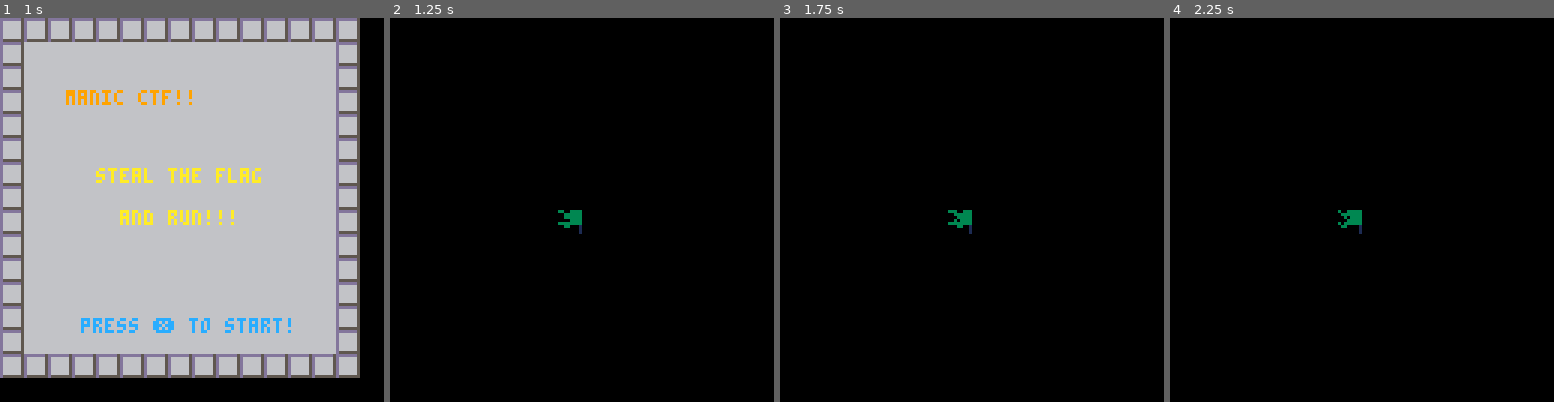
Above: before the commit, frames 1-4 (left to right).
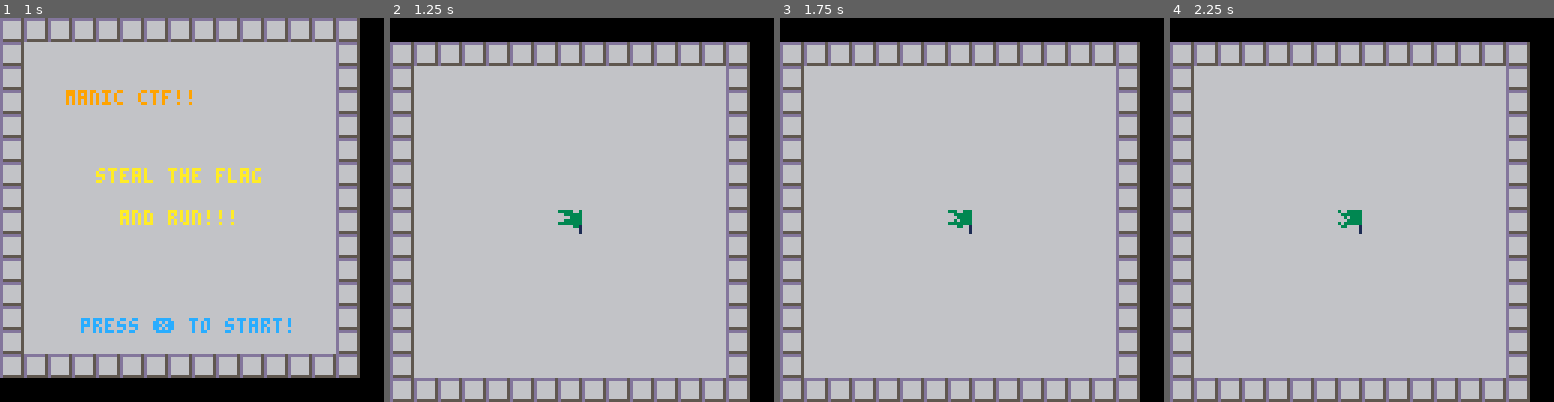
Above: after the commit, the same moments.

Repository: King-Swood/pico-8-fun
Game: PICO-8 cartridge manicctf.p8
Two runs of this game, one before a commit and one after it. Both use one fixed random seed, a clock stepped at 60 frames per second and the inputs below.
Inputs:
- Up to frame 1 (1 s): tap X (X key) at 0.33 s; tap O (Z key) at 0.7 s
- Up to frame 2 (1.25 s): tap X (X key) at 1.07 s
- Up to frame 3 (1.75 s): hold Right from 1.6 s (still down); tap O (Z key) at 1.7 s
- Up to frame 4 (2.25 s): tap X (X key) at 1.85 s; release Right at 2.1 s; tap O (Z key) at 2.1 s; hold Up from 2.15 s (still down)

Frame 1 is identical in both runs. In frame 2, 88% of the frame differs, in the area x 0-94%, y 6-100%; in frame 3, 88%; in frame 4, 88%.

Commit message:
Added anim init/update/draw functions to manage animations.

Diff:
--- a/manicctf.p8
+++ b/manicctf.p8
@@ -156,52 +156,61 @@
 end
 
 function game_update()
-	flag_update(g.f)
+	flag_update(g.flag)
 end
 
 function game_draw()
 	cls()
-	draw_thing(g.f)
+	map(0,0,0,8)
+	anim_draw(g.flag)
 end
 
 function round_init()
-	g.f = flag_create(7,8)
+	g.flag = flag_create(7,8)
 end
 
 function flag_create(x, y)
 	local f={}
-	f.x=x
-	f.y=y
-	f.visible=true
-	f.s=20
-	f.f=1
+	anim_init(f,x,y)
 	f.sp={17,18,19,20,21,22,23}
-	f.t=0
 	f.stp=15
 	return f
 end
 
-function flag_drop(f, xcell, ycell)
+function flag_drop(f,xcell,ycell)
 	f.xcell = xcell
 	f.ycell = ycell
 	f.visible = true
 end
 
 function flag_update(f)
-	update_thing_spr(f)
-end
-
-function update_thing_spr(a)
+	anim_update(f)
+end
+
+-- anything that requires one or more frames and is drawn in the 8*8 grid can be managed with
+-- the anim_ functions.
+function anim_init(a,x,y)
+	a.x=x
+	a.y=y
+	a.visible=true
+	a.f=1
+	a.sp={0}
+	a.t=0
+	a.stp=60
+end
+
+function anim_update(a)
 	a.t=(a.t+1)%a.stp
 	if (a.t==0) then
 	 a.f=a.f%#a.sp+1
-	 a.s=a.sp[a.f]
 	end
 end
 
-function draw_thing(a)
-	local nx,ny=a.x*8,a.y*8
-	spr(a.s,nx,ny)
+function anim_draw(a)
+	if (a.visible) then
+		local nx,ny=a.x*8,a.y*8
+		spr(a.sp[a.f],nx,ny)
+	end
 end
 
 -- game=
